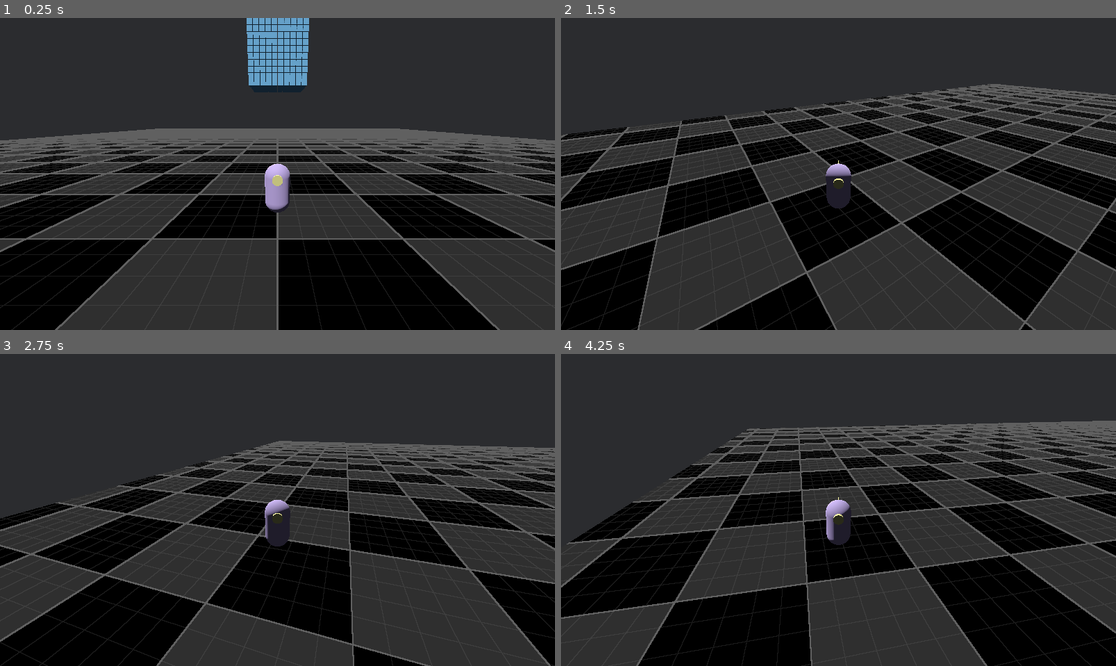
Above: before the commit, frames 1-4 (two rows, left to right).
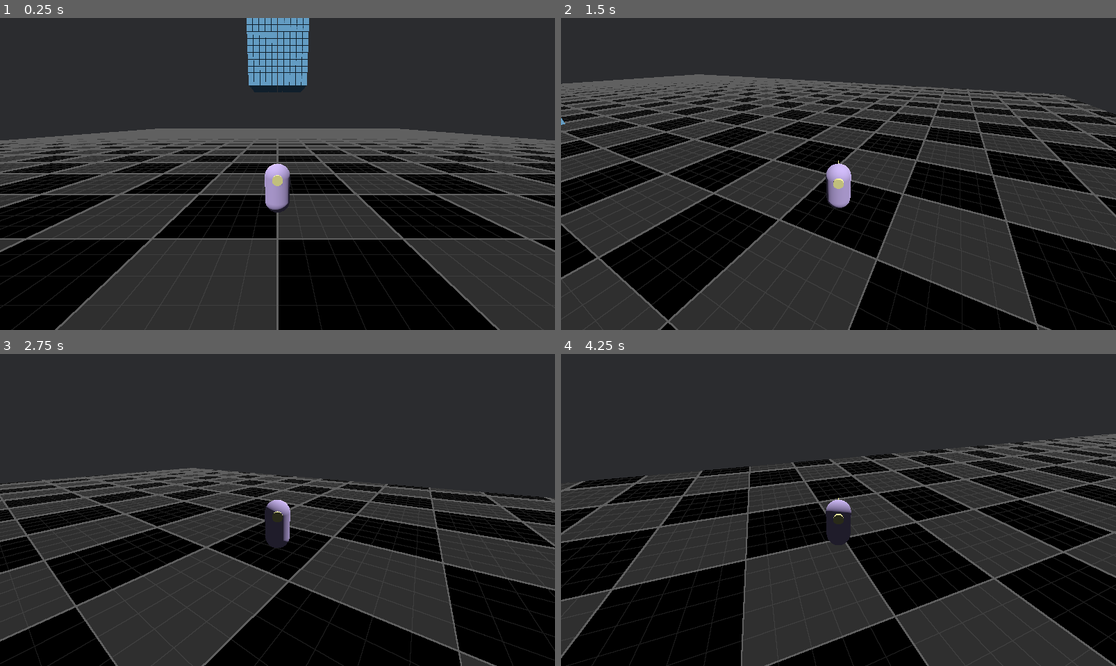
Above: after the commit, the same moments.

Repository: erikringwalters/jolt-test
Game: Godot game, scene res://main.tscn
Two runs of this game, one before a commit and one after it. Both use one fixed random seed, a clock stepped at 60 frames per second and the inputs below.
Inputs (mouse positions are in pixels of both pictures, inside the frame that each line leads up to):
- Up to frame 1 (0.25 s): no input
- Up to frame 2 (1.5 s): move the mouse to (960, 158) at 0.52 s; press the mouse at (960, 158) at 0.53 s; hold D (move_right) 0.53-1.28 s; move the mouse to (810, 174) at 1.27 s; release the mouse at (810, 174) at 1.28 s; hold W (move_up) from 1.28 s (still down); click (810, 174) at 1.35 s
- Up to frame 3 (2.75 s): keep holding W (move_up); move the mouse to (288, 503) at 2.02 s; press the mouse at (288, 503) at 2.03 s
- Up to frame 4 (4.25 s): keep holding W (move_up); move the mouse to (832, 516) at 2.77 s; release the mouse at (832, 516) at 2.78 s; click (832, 516) at 2.85 s; move the mouse to (877, 513) at 3.52 s; press the mouse at (877, 513) at 3.53 s

The runs differ from the first frame. In frame 1, less than 0.1% of the frame differs, in the area x 6-7%, y 93-95%; in frame 2, 47%, in the area x 0-100%, y 18-100%; in frame 3, 35%; in frame 4, 42%.

Commit message:
CharacterBody3D saved to scene

Diff:
--- a/main.tscn
+++ b/main.tscn
@@ -1,9 +1,9 @@
-[gd_scene load_steps=14 format=3 uid="uid://bpki3lf4tpqkv"]
+[gd_scene load_steps=8 format=3 uid="uid://bpki3lf4tpqkv"]
 
 [ext_resource type="Script" uid="uid://dnbd4cjvey7up" path="res://scripts/main.gd" id="1_ig7tw"]
 [ext_resource type="Environment" uid="uid://c7gu2mfdhxnne" path="res://tres/main.tres" id="2_0xm2m"]
 [ext_resource type="Shader" uid="uid://ggg655t8sci6" path="res://shaders/checkered.gdshader" id="3_1bvp3"]
-[ext_resource type="Script" uid="uid://b4u313uc64qx1" path="res://scripts/character_controller.gd" id="3_h2yge"]
+[ext_resource type="PackedScene" uid="uid://cbhuay0pnmahq" path="res://scenes/player_cb.tscn" id="4_1bvp3"]
 
 [sub_resource type="BoxShape3D" id="BoxShape3D_ig7tw"]
 size = Vector3(100, 1, 100)
@@ -24,24 +24,6 @@
 shader_parameter/minorLineThickness = 1.0
 shader_parameter/minorLineAlpha = 0.3
 shader_parameter/centerOffset = Vector3(0, 0, 0)
-
-[sub_resource type="CapsuleShape3D" id="CapsuleShape3D_0xm2m"]
-
-[sub_resource type="StandardMaterial3D" id="StandardMaterial3D_h2yge"]
-albedo_color = Color(0.788235, 0.709804, 0.921569, 1)
-
-[sub_resource type="CapsuleMesh" id="CapsuleMesh_1bvp3"]
-material = SubResource("StandardMaterial3D_h2yge")
-
-[sub_resource type="StandardMaterial3D" id="StandardMaterial3D_1bvp3"]
-albedo_color = Color(0.954271, 0.941249, 0.623848, 1)
-
-[sub_resource type="CylinderMesh" id="CylinderMesh_lquwl"]
-material = SubResource("StandardMaterial3D_1bvp3")
-top_radius = 0.0
-bottom_radius = 0.2
-
-[sub_resource type="SphereShape3D" id="SphereShape3D_h2yge"]
 
 [node name="Main" type="Node3D"]
 script = ExtResource("1_ig7tw")
@@ -65,33 +47,5 @@
 skeleton = NodePath("../..")
 surface_material_override/0 = SubResource("ShaderMaterial_lquwl")
 
-[node name="Player" type="CharacterBody3D" parent="."]
-transform = Transform3D(-1, 0, -8.74228e-08, 0, 1, 0, 8.74228e-08, 0, -1, 0, 0, -30)
-script = ExtResource("3_h2yge")
-
-[node name="Collision" type="CollisionShape3D" parent="Player"]
-unique_name_in_owner = true
-transform = Transform3D(-1, 0, 8.74228e-08, 0, 1, 0, -8.74228e-08, 0, -1, 0, 1, 0)
-shape = SubResource("CapsuleShape3D_0xm2m")
-
-[node name="Mesh" type="MeshInstance3D" parent="Player/Collision"]
-unique_name_in_owner = true
-mesh = SubResource("CapsuleMesh_1bvp3")
-skeleton = NodePath("../..")
-
-[node name="PointerMesh" type="MeshInstance3D" parent="Player/Collision"]
-transform = Transform3D(-1, 8.74228e-08, 3.82137e-15, 0, -4.37114e-08, 1, 8.74228e-08, 1, 4.37114e-08, 1.39877e-07, 0.5, 0.4)
-mesh = SubResource("CylinderMesh_lquwl")
-skeleton = NodePath("../..")
-
-[node name="CameraPivot" type="Node3D" parent="Player"]
-unique_name_in_owner = true
-transform = Transform3D(1, 0, 0, 0, 0.965926, 0.258819, 0, -0.258819, 0.965926, 0, 1.6, 0)
-
-[node name="SpringArm3D" type="SpringArm3D" parent="Player/CameraPivot"]
-shape = SubResource("SphereShape3D_h2yge")
-spring_length = 8.0
-margin = 0.05
-
-[node name="Camera" type="Camera3D" parent="Player/CameraPivot/SpringArm3D"]
-unique_name_in_owner = true
+[node name="PlayerCB" parent="." instance=ExtResource("4_1bvp3")]
+transform = Transform3D(-1, 0, -1.50996e-07, 0, 1, 0, 1.50996e-07, 0, -1, 0, 0, -30)
--- /dev/null
+++ b/scenes/player_cb.tscn
@@ -0,0 +1,52 @@
+[gd_scene load_steps=8 format=3 uid="uid://cbhuay0pnmahq"]
+
+[ext_resource type="Script" uid="uid://b4u313uc64qx1" path="res://scripts/character_controller.gd" id="1_h7wbc"]
+
+[sub_resource type="CapsuleShape3D" id="CapsuleShape3D_0xm2m"]
+
+[sub_resource type="StandardMaterial3D" id="StandardMaterial3D_h2yge"]
+albedo_color = Color(0.788235, 0.709804, 0.921569, 1)
+
+[sub_resource type="CapsuleMesh" id="CapsuleMesh_1bvp3"]
+material = SubResource("StandardMaterial3D_h2yge")
+
+[sub_resource type="StandardMaterial3D" id="StandardMaterial3D_1bvp3"]
+albedo_color = Color(0.954271, 0.941249, 0.623848, 1)
+
+[sub_resource type="CylinderMesh" id="CylinderMesh_lquwl"]
+material = SubResource("StandardMaterial3D_1bvp3")
+top_radius = 0.0
+bottom_radius = 0.2
+
+[sub_resource type="SphereShape3D" id="SphereShape3D_h2yge"]
+
+[node name="PlayerCB" type="CharacterBody3D"]
+transform = Transform3D(-1, 0, -8.74228e-08, 0, 1, 0, 8.74228e-08, 0, -1, 0, 0, 0)
+script = ExtResource("1_h7wbc")
+
+[node name="Collision" type="CollisionShape3D" parent="."]
+unique_name_in_owner = true
+transform = Transform3D(-1, 0, 8.74228e-08, 0, 1, 0, -8.74228e-08, 0, -1, 0, 1, 0)
+shape = SubResource("CapsuleShape3D_0xm2m")
+
+[node name="Mesh" type="MeshInstance3D" parent="Collision"]
+unique_name_in_owner = true
+mesh = SubResource("CapsuleMesh_1bvp3")
+skeleton = NodePath("../..")
+
+[node name="PointerMesh" type="MeshInstance3D" parent="Collision"]
+transform = Transform3D(-1, 8.74228e-08, 3.82137e-15, 0, -4.37114e-08, 1, 8.74228e-08, 1, 4.37114e-08, 1.39877e-07, 0.5, 0.4)
+mesh = SubResource("CylinderMesh_lquwl")
+skeleton = NodePath("../..")
+
+[node name="CameraPivot" type="Node3D" parent="."]
+unique_name_in_owner = true
+transform = Transform3D(1, 0, 0, 0, 0.965926, 0.258819, 0, -0.258819, 0.965926, 0, 1.6, 0)
+
+[node name="SpringArm3D" type="SpringArm3D" parent="CameraPivot"]
+shape = SubResource("SphereShape3D_h2yge")
+spring_length = 8.0
+margin = 0.05
+
+[node name="Camera" type="Camera3D" parent="CameraPivot/SpringArm3D"]
+unique_name_in_owner = true
--- a/scripts/character_controller.gd
+++ b/scripts/character_controller.gd
@@ -1,7 +1,7 @@
 extends CharacterBody3D
 
 @export_group("Camera")
-@export_range(0.0, 1.0) var mouse_sensitivity := 0.25
+@export_range(0.0, 1.0) var mouse_sensitivity := 0.5
 
 
 @export_group("Movement")
--- a/scripts/main.gd
+++ b/scripts/main.gd
@@ -42,4 +42,6 @@
 func create_color_material(color:Color):
 	var mat = StandardMaterial3D.new()
 	mat.albedo_color = color
+	mat.metallic_specular = 0.75
+	mat.metallic = 0.1
 	return mat
